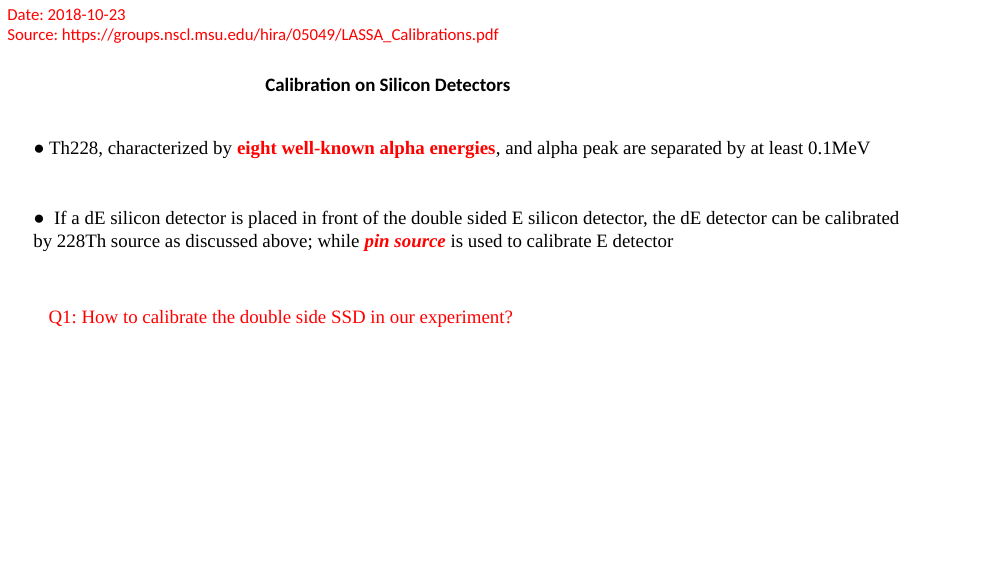
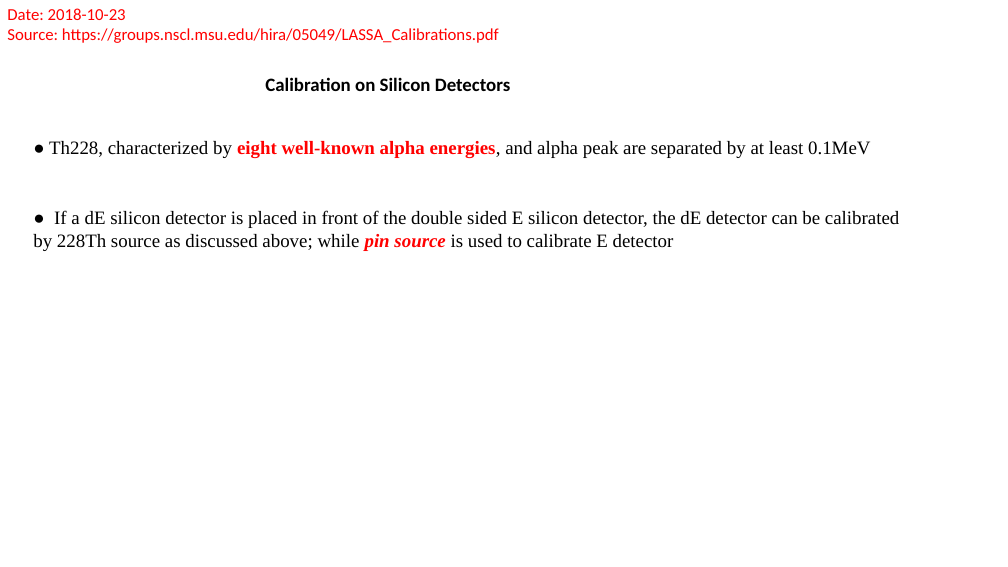
Before and after one commit to gfh16/StudyNotes, a slide deck: slide 2 of 03DE-E-Detector.pptx (slide 1 before the commit). Drawn at 1008x567 pixels with LibreOffice and Linux fonts; fonts in the diff are those of the drawing. Boxes give left, top, right and bottom in pixels: in the first picture for what was removed or moved away, otherwise in the second. Text is boxed around its words. In the diff, an @@ line names an element or a change of style, - is before the commit and + after.

```diff
--- a/03DE-E-Detector.pptx
+++ b/03DE-E-Detector.pptx
@@ text removed at <box>49,310,513,327</box> @@
-Q1: How to calibrate the double side SSD in our experiment?
```
Also in this commit, not shown: 1 other slide changed, 2 slides added, 2 slides removed.
